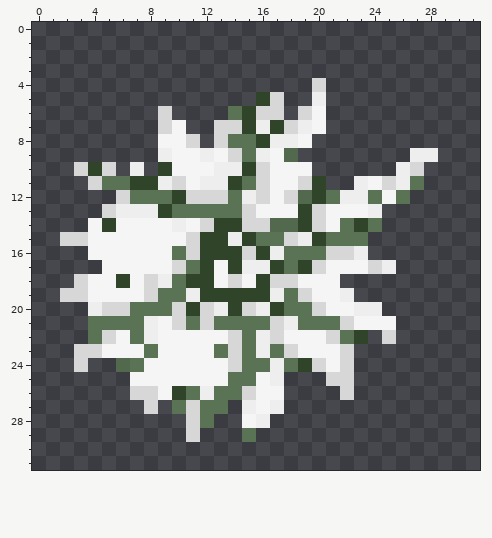
Edited in one commit: pixel-art sprite (images/smrk2.png). That is the earlier state.
The file is 32x32 pixels.
Now the later version:
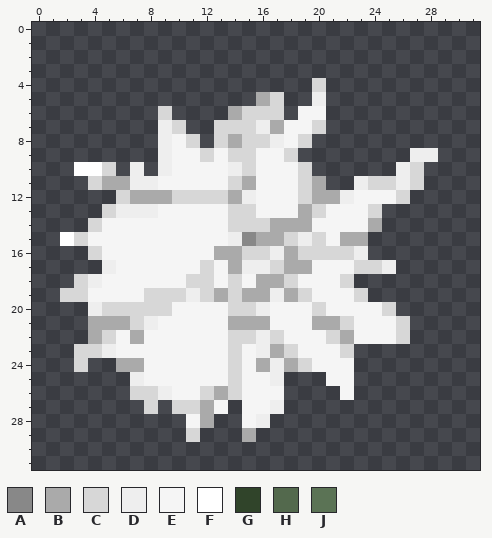
Palette (. is transparent): A #888888  B #aaaaaa  C #d7d7d7  D #eeeeee  E #f5f5f5  F #ffffff  G #30442a  H #53694d  J #5b7355
Difference:
@@ x 0..31 @@
  4 ....................C...........
- 5 ................GC..D...........
- 6 .........C....JGCC.CE...........
- 7 .........CE..CCGDGCDE...........
- 8 .........EEC.CJJGDDE............
- 9 .........DEEDECJDEH........DD...
-10 ...CGC.D.GEEEDDGCEEE......DC....
-11 ....CJJGGDCEDDGJCEECG..DECDJ....
-12 ......CJJJGCCCJDCECHGJDDJEJ.....
-13 .....CDDDGJJJJJCEEEGCEEED.......
-14 ....EGEEEEDECGGCCHHGCEJGJ.......
-15 ..CCEEEEEEECGGDGJJCDGJJJ........
-16 ....EEEEEEJCGGGCGDJJJCCD........
-17 .....EEEEECJGEGDDGJGCEEECD......
-18 ...CEEGECDJGGECEGCCEEE..........
-19 ..CCEEEECJJDGGGGGDJCEED.........
-20 ....DCCJJJCGCDGCDGJJCEEDD.......
-21 ....JJJJDECJCJJJJCDJJJCEEE......
-22 ....JCEJDEEEEECJDCEEECJG.C......
-23 ...CCEEEJEEEEJCJDJCEEEC.........
-24 ...C..HJEEEEEECJJDJGCEC.........
-25 .......EEEEEEEJJED...CC.........
-26 .......CCEGJDJJCEE....C.........
-27 ........C.JCJJ.DED..............
-28 ...........CJ..ED...............
-29 ...........C...J................
+ 5 ................BC..D...........
+ 6 .........C....BCCC.EE...........
+ 7 .........DC..CCCDBEEC...........
+ 8 .........DEC.CBCCDEC............
+ 9 .........DEECECCEEC........DD...
+10 ...FFC.D.DEEEEDCEEEC......DC....
+11 ....CBBDDEEEEECBEEECB..DCCDC....
+12 ......CBBBCCCCBDEEECBBDEEEC.....
+13 .....CDDDEEEEECCEEEBCEEEC.......
+14 ....CEEEEEEEEECCCBBBEEEEB.......
+15 ..FCEEEEEEEEEEDABBCDCEBB........
+16 ....CEEEEEEEEBBCCDBCCCCD........
+17 .....DEEEEEECEBDDCBBEEECCD......
+18 ...CDEEEEEECCECEBBCEEEC.........
+19 ..CCEEEECCCDCBCBBDBCEEEC........
+20 ....DCCCCCEEEECCDEEECEEEEC......
+21 ....BBBCDEEEEEBBBEEEBBCEEEC.....
+22 ....BCEBEEEEEECCDCEEECBEEEC.....
+23 ...CCDEEEEEEEECEDBCEEEC.........
+24 ...C..BBEEEEEECEBDBCEEE.........
+25 .......DEEEEEECEED...EE.........
+26 .......CCDEECBCEEE....E.........
+27 ........C.CCBE.EED..............
+28 ...........EB..ED...............
+29 ...........C...B................
 30 ................................
Changed places in both pictures, as pixel boxes (x1, y1, x2, y2):
changed: (60, 92, 424, 442)
